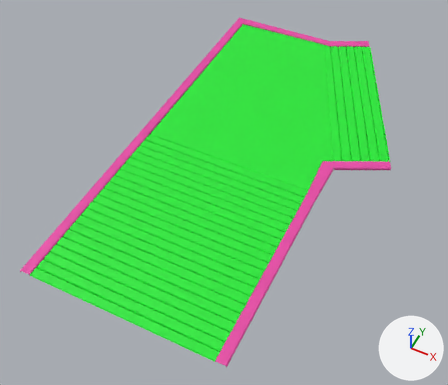
Before and after pictures for a commit that changed the FBX model Psych/Assets/Art/LevelExports/Level 1 Version 2/L1V2_Corner_Floor/Corner_Floor_2.fbx.
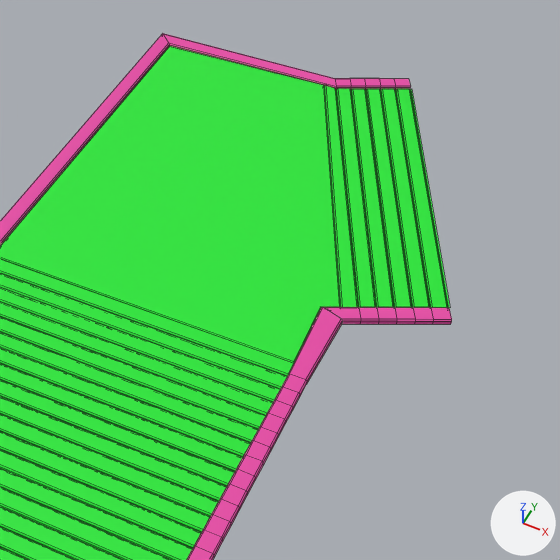
Each version is shown whole from a 50 mm camera at (-3.68, 34.17, 22.5) aimed at (-13.23, 53.28, -1.39), then close up on the part from 34% to 100% of the width and 0% to 76% of the height. Arrows for +X, +Y and +Z are at lower right; the lights stay in place. The close-ups show mesh edges as thin lines. Vertices at the same position are counted once.

The scene before the commit, as lines of its bpy script (objects in view):
```python
me_plane_011 = bpy.data.meshes.new('Plane.011')
me_plane_011.from_pydata(...)  # 682 vertices, 578 faces; spans x -6.5..6.2, y -8.1..15.1, z -0.1..0.1
# faces by material slot: [308, 270]
me_plane_011.materials.append(mat_corner_floor_center)  # green #1ce732
me_plane_011.materials.append(mat_corner_floor_sides)  # pink #e748a6
ob_floor_corner_001 = bpy.data.objects.new('Floor.Corner.001', me_plane_011)
ob_floor_corner_001.location = (-12.05, 52.14, 0.08)
```
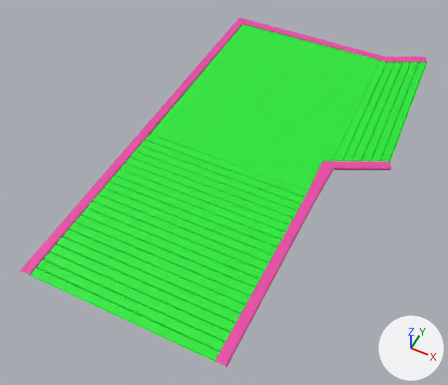
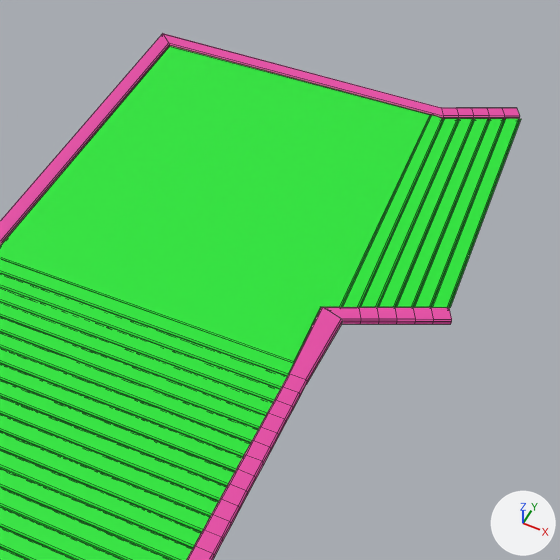
The change, as a diff of the scene's bpy script:
```diff
--- a/Psych/Assets/Art/LevelExports/Level 1 Version 2/L1V2_Corner_Floor/Corner_Floor_2.fbx.py
+++ b/Psych/Assets/Art/LevelExports/Level 1 Version 2/L1V2_Corner_Floor/Corner_Floor_2.fbx.py
@@ me_plane_011 @@
 me_plane_011.from_pydata(...)  # 682 vertices, 578 faces; spans x -6.5..6.2, y -8.1..15.1, z -0.1..0.1
 # used by ob_floor_corner_001; location = (-12.05, 52.14, 0.08)
+# me_plane_011 part 1: all 77 vertices in x -0.6..2.1, y 13.4..15.1, z -0.1..0.1 are moved by (3.5, 0.0, 0.0)
 me_plane_011.materials.append(mat_corner_floor_center)
```

Where the change shows, as pixel boxes (x1, y1, x2, y2) in the close-ups (560 x 560 px; the box of a moved part takes in the faces that stretch with it):
'Floor.Corner.001', reshaped
    before: (0, 34, 452, 560)
    after: (0, 34, 521, 560)
part 1 of me_plane_011, moved or reshaped
    before: (0, 34, 450, 361)
    after: (0, 34, 521, 361)
